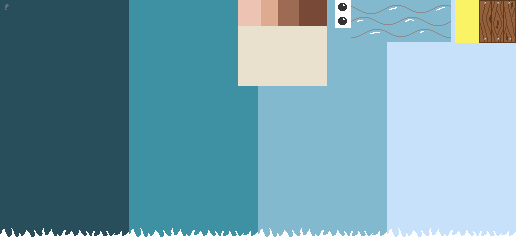
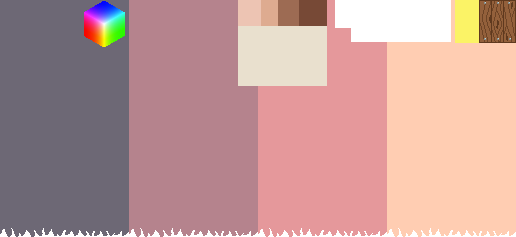
Revision of a layered 516px x 237px image; what changed, layer by layer:
hid "Capa 2 Azul" over [0, 0, 516, 237]
hid "Capa 2 base copia" over [0, 0, 516, 237]
added layer "ColorCube" above "Capa 6" over [84, 1, 125, 47]
showed "Capa 2 rojo" over [0, 0, 516, 237]
